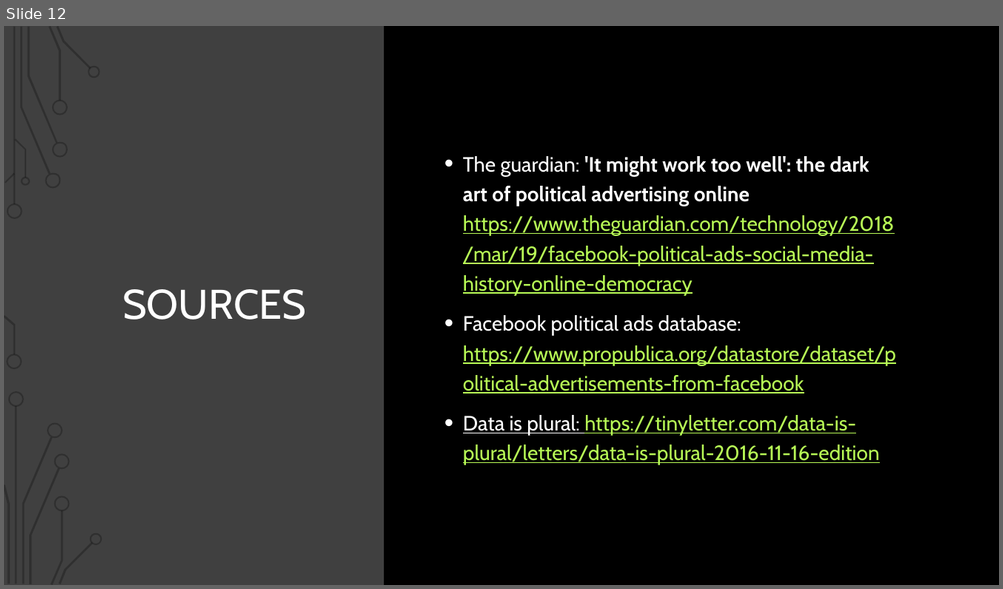
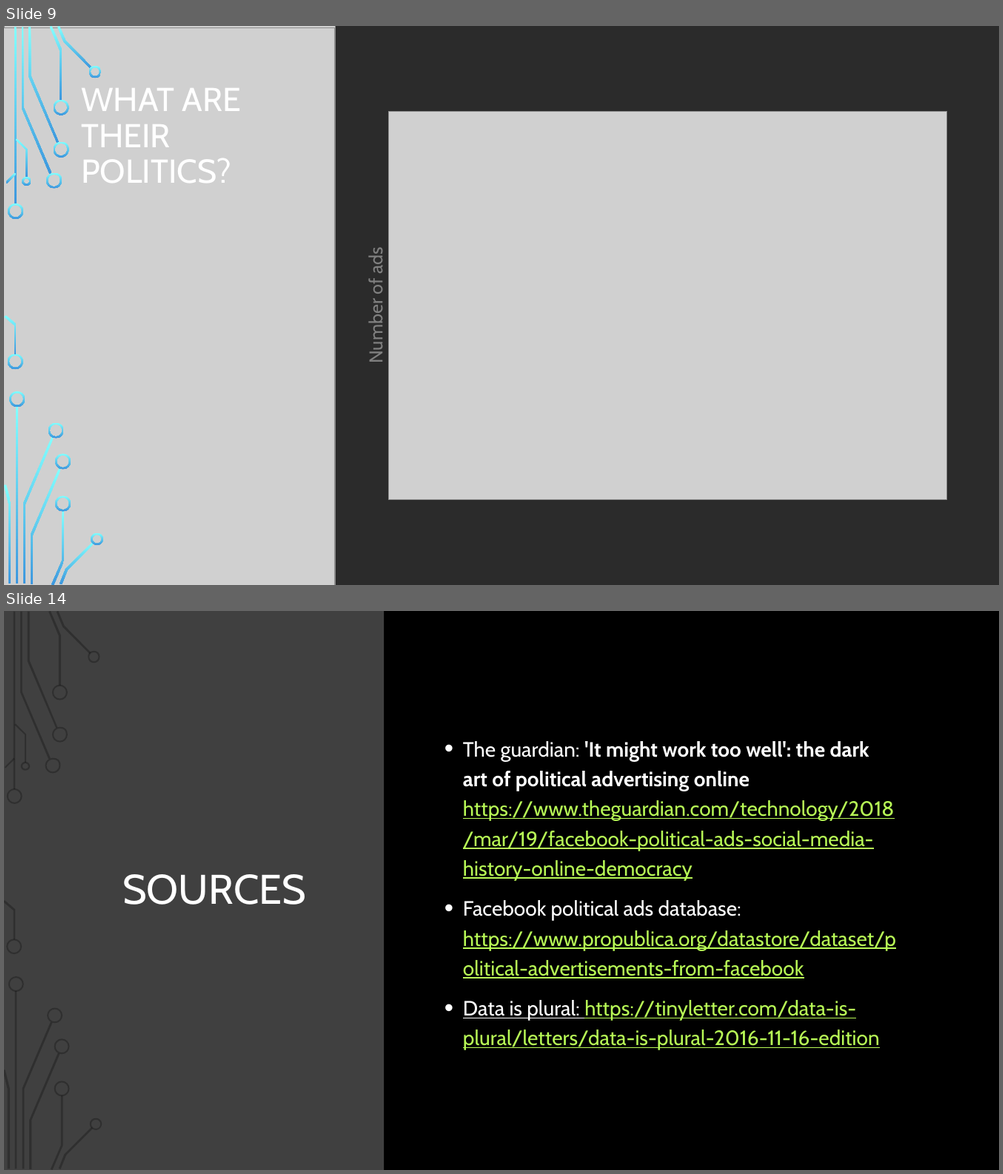
Before and after one commit to Djtvdoug/Dtorres-political-facebook-ads-capstone, a slide deck: faceboook ads presentation.pptx. Shown one above the other, each under a label of ours: slide 12 before the commit, slides 9 and 14 after it; the slides between them are not shown. The pictures are 1003x589 and 1003x1174 pixels, drawn with LibreOffice and Linux fonts; fonts in the diff are those of the drawing; grey boxes stand for pictures; background and template pictures are left out; a plain dark background stands for a picture behind light text. Boxes give left, top, right and bottom in pixels: in the first picture for what was removed or moved away, otherwise in the second. Text is boxed around its words. In the diff, an @@ line names an element or a change of style, - is before the commit and + after.

```diff
--- a/faceboook ads presentation.pptx
+++ b/faceboook ads presentation.pptx
@@ slide 9 added at [4,26,999,585], background picture (left out) @@
@@ rectangle added at [4,26,999,585], fill #FFFFFF @@
@@ picture added at [4,26,336,585] @@
@@ picture added at [4,28,336,585] @@
@@ title added at [81,88,240,183], 32 pt, text #FFFFFF @@
+WHAT ARE THEIR POLITICS?
@@ picture added at [388,111,946,500] @@
@@ text added at [364,249,387,362], 18 pt, text #808080 @@
+Number of ads
@@ group added at [4,26,103,585]: 24 freeform shapes, 2 rectangles @@
@@ group added at [4,26,984,585]: 10 freeform shapes, 2 rectangles @@
@@ what was slide 12 is now slide 14 @@
```
Also in this commit, not shown: 8 slides changed, 2 other slides added, 1 slide removed, 19 other files.
